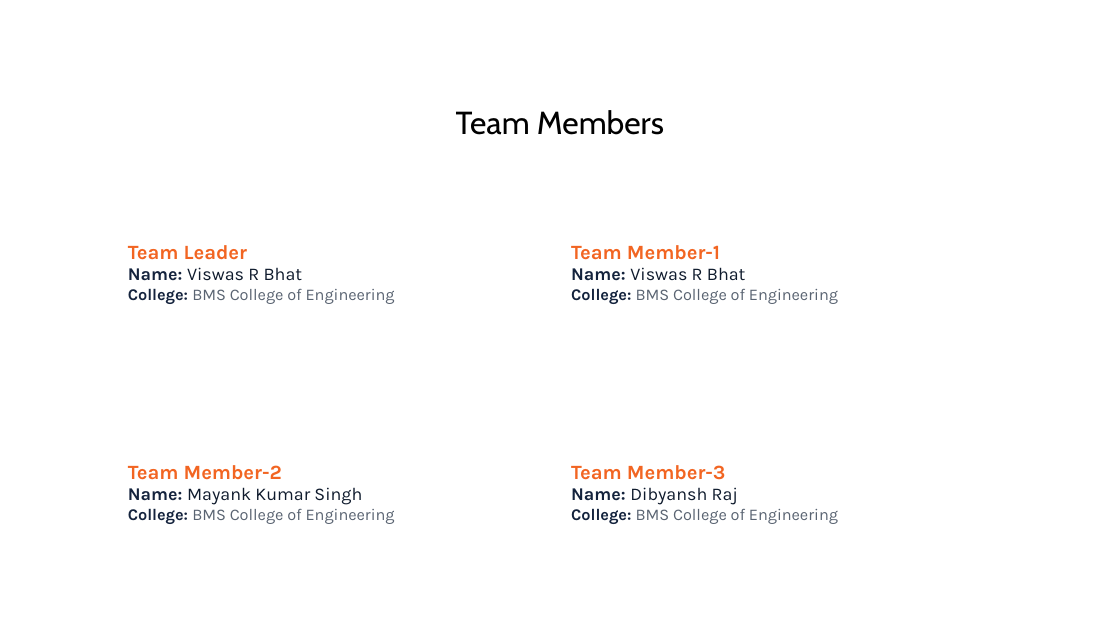
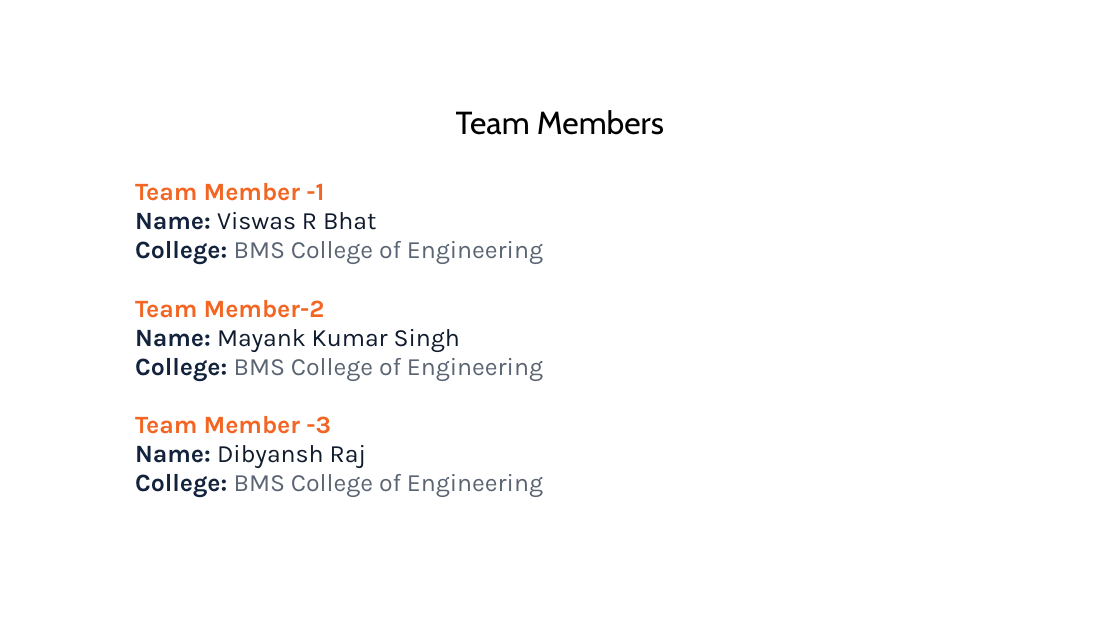
Before and after one commit to Viswas-R-Bhat/route-resilience, a slide deck: slide 2 of Escape_the_Matrix_ISRO_BAH_2026_PS4_Idea_Submission.pptx. Drawn at 1120x630 pixels with LibreOffice and Linux fonts; fonts in the diff are those of the drawing; background and template pictures are left out. Boxes give left, top, right and bottom in pixels: in the first picture for what was removed or moved away, otherwise in the second. Text is boxed around its words. In the diff, an @@ line names an element or a change of style, - is before the commit and + after.

```diff
--- a/Escape_the_Matrix_ISRO_BAH_2026_PS4_Idea_Submission.pptx
+++ b/Escape_the_Matrix_ISRO_BAH_2026_PS4_Idea_Submission.pptx
@@ table at box(124, 167, 981, 548) @@
-row 1: Team Leader / Name: Viswas R Bhat / College: BMS College of Engineering | Team Member-1 / Name: Viswas R Bhat / College: BMS College of Engineering
-row 2: Team Member-2 / Name: Mayank Kumar Singh / College: BMS College of Engineering | Team Member-3 / Name: Dibyansh Raj / College: BMS College of Engineering
+row 1: Team Member -1 / Name: Viswas R Bhat / College: BMS College of Engineering / Team Member-2 / Name: Mayank Kumar Singh / College: BMS College of Engineering / Team Member -3 / Name: Dibyansh Raj / College: BMS College of Engineering | 
@@ table: place and size @@
-table at box(116, 162, 1004, 530)
+table at box(124, 167, 981, 548)
```
Also in this commit, not shown: 5 other slides changed, 20 other files.
